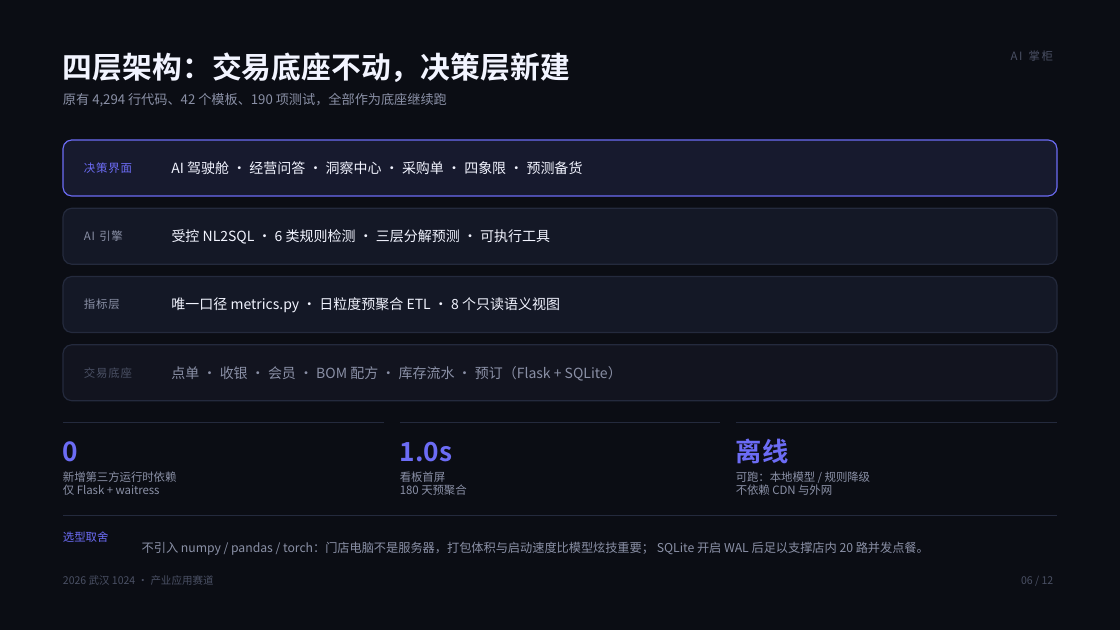
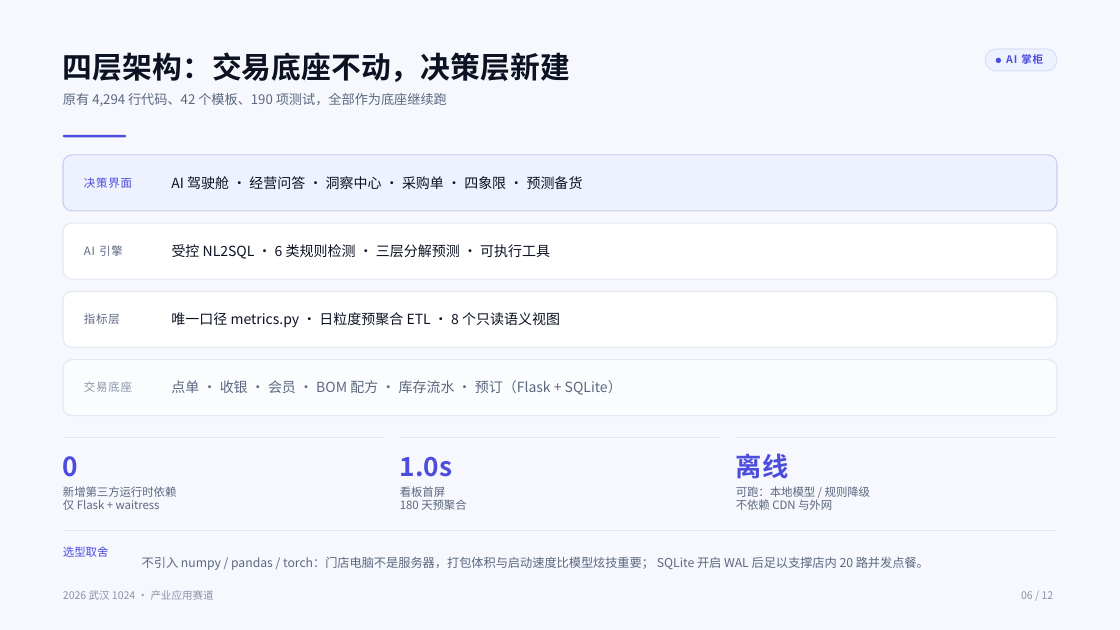
Before and after one commit to wsj20011001/ai-zhanggui, a slide deck: slide 6 of docs/AI掌柜-路演PPT/AI掌柜-路演PPT.pptx. Drawn at 1120x630 pixels with LibreOffice and Linux fonts; fonts in the diff are those of the drawing. Boxes give left, top, right and bottom in pixels: in the first picture for what was removed or moved away, otherwise in the second. Text is boxed around its words. In the diff, an @@ line names an element or a change of style, - is before the commit and + after.

Commit message:
style(ppt): 全篇改为明亮科技风——浅底靛蓝、标题刻度线、品牌徽标、封面信息块

```diff
--- a/docs/AI掌柜-路演PPT/AI掌柜-路演PPT.pptx
+++ b/docs/AI掌柜-路演PPT/AI掌柜-路演PPT.pptx
@@ rectangle at (x1=0, y1=0, x2=1120, y2=630): fill #0B0D14 to #F6F8FD @@
@@ rounded rectangle added at (x1=986, y1=49, x2=1057, y2=71), fill #EEF1FE, outline #DDE2F5 1 pt @@
@@ rounded rectangle added at (x1=996, y1=58, x2=1001, y2=63), fill #4C4DDC @@
@@ text "AI 掌柜" at (x1=1006, y1=54, x2=1043, y2=64): size 9.8 to 9 pt, text colour #4A5064 to #4C4DDC, letter spacing 1.5 to 0.8 pt, bold on @@
@@ rounded rectangle added at (x1=63, y1=134, x2=126, y2=137), fill #4C4DDC @@
@@ rounded rectangle at (x1=63, y1=155, x2=1057, y2=211): fill #171A2E to #EEF1FE; outline #6C6CF5 1 pt to #C9CDF6 1 pt @@
@@ rounded rectangle at (x1=63, y1=223, x2=1057, y2=280): fill #141826 to #FFFFFF; outline #242A3D 1 pt to #E3E8F5 1 pt @@
@@ rounded rectangle at (x1=63, y1=292, x2=1057, y2=348): fill #141826 to #FFFFFF; outline #242A3D 1 pt to #E3E8F5 1 pt @@
@@ text colour #F2F4FF to #0C1222 in 4 elements at (x1=63, y1=52, x2=570, y2=82), (x1=171, y1=176, x2=583, y2=189), (x1=172, y1=244, x2=550, y2=259), (x1=171, y1=312, x2=560, y2=328) @@
@@ rounded rectangle at (x1=63, y1=360, x2=1057, y2=416): fill #12141F to #FBFCFE; outline #242A3D 1 pt to #E3E8F5 1 pt @@
@@ text colour #4A5064 to #8A93A8 in 3 elements at (x1=63, y1=590, x2=214, y2=600), (x1=1021, y1=591, x2=1054, y2=599), (x1=84, y1=381, x2=132, y2=392) @@
@@ 18 texts, 4 rounded rectangles, 4 freeform shapes moved together from (x1=63, y1=140, x2=1057, y2=585) to (x1=63, y1=155, x2=1057, y2=600) @@
@@ fill #242A3D to #E3E8F5 in 4 elements at (x1=63, y1=530, x2=1057, y2=571), (x1=63, y1=437, x2=384, y2=514), (x1=400, y1=437, x2=720, y2=514), (x1=736, y1=437, x2=1057, y2=514) @@
@@ text colour #6C6CF5 to #4C4DDC in 5 elements at (x1=84, y1=177, x2=132, y2=188), (x1=63, y1=456, x2=78, y2=477), (x1=400, y1=456, x2=453, y2=477), (x1=736, y1=453, x2=789, y2=479), (x1=63, y1=546, x2=108, y2=557) @@
@@ text colour #8A90A6 to #5C6780 in 8 elements at (x1=63, y1=93, x2=447, y2=106), (x1=171, y1=380, x2=551, y2=393), (x1=63, y1=486, x2=177, y2=510), (x1=400, y1=486, x2=466, y2=510), (x1=736, y1=486, x2=870, y2=510), (x1=84, y1=245, x2=123, y2=256), (x1=84, y1=313, x2=120, y2=324), (x1=142, y1=557, x2=929, y2=570) @@
```
Also in this commit, not shown: 12 other slides changed, 14 other files.
